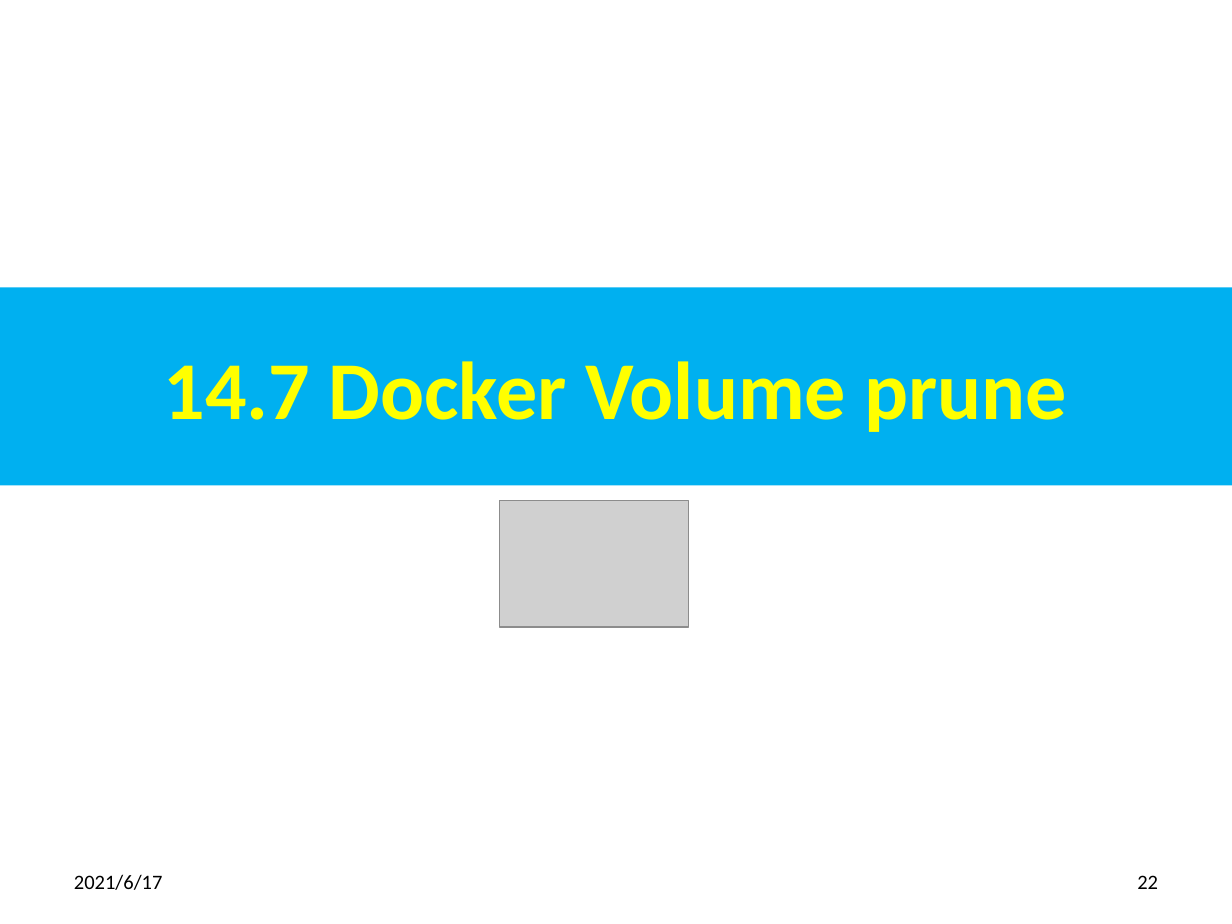
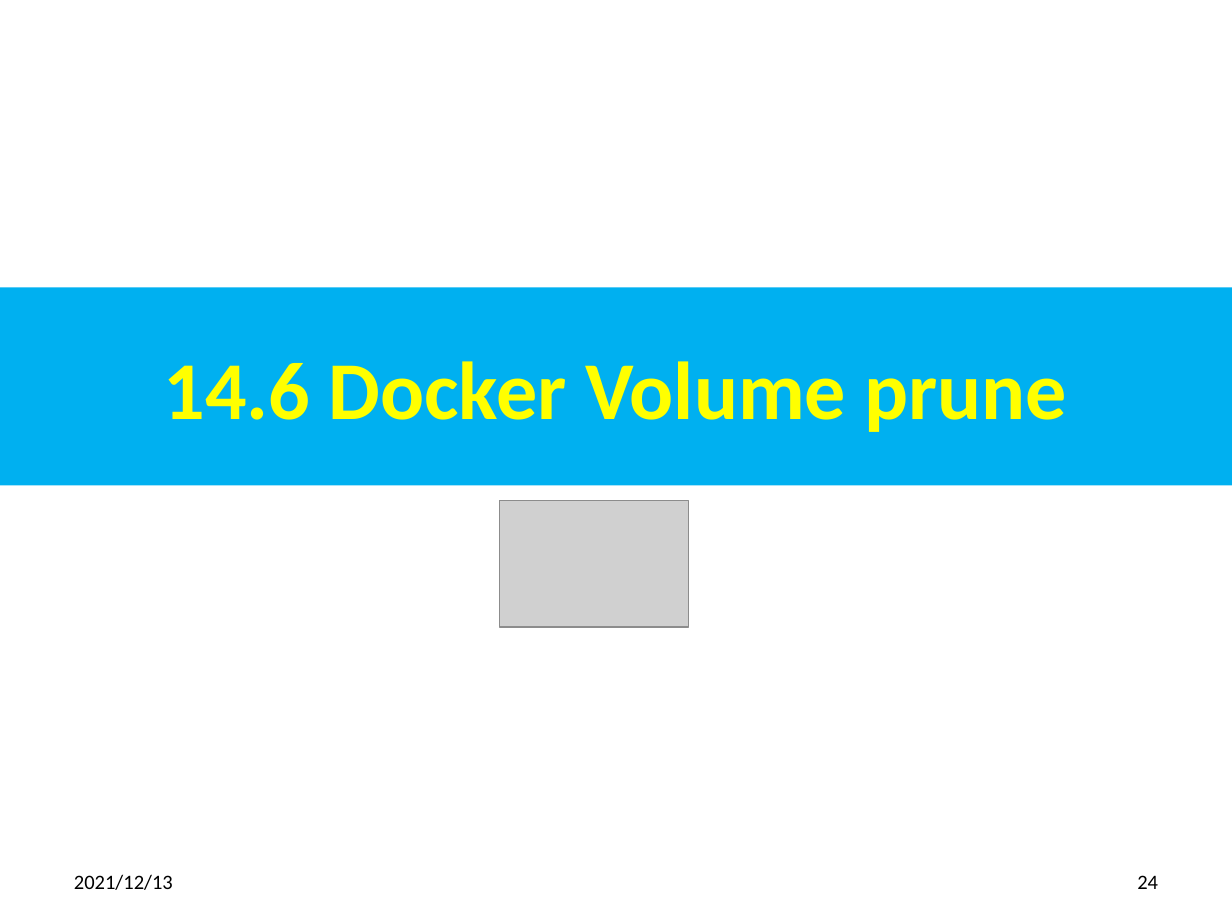
Before and after one commit to peterhchen/800-Docker, a slide deck: slide 24 of 14_DockerVolume.pptx (slide 22 before the commit). Drawn at 1232x924 pixels with LibreOffice and Linux fonts; fonts in the diff are those of the drawing; grey boxes stand for pictures. Boxes give left, top, right and bottom in pixels: in the first picture for what was removed or moved away, otherwise in the second. Text is boxed around its words. In the diff, an @@ line names an element or a change of style, - is before the commit and + after.

```diff
--- a/14_DockerVolume.pptx
+++ b/14_DockerVolume.pptx
@@ title at [164,361,1068,432]: text changed @@
-14.7 Docker Volume prune
+14.6 Docker Volume prune
@@ text at [74,874,173,890]: text changed @@
-2021/6/17
+2021/12/13
@@ page number at [1137,875,1158,889]: text changed @@
-22
+24
```
Also in this commit, not shown: 47 other slides changed, 3 slides added, 1 slide removed, 2 other files.
